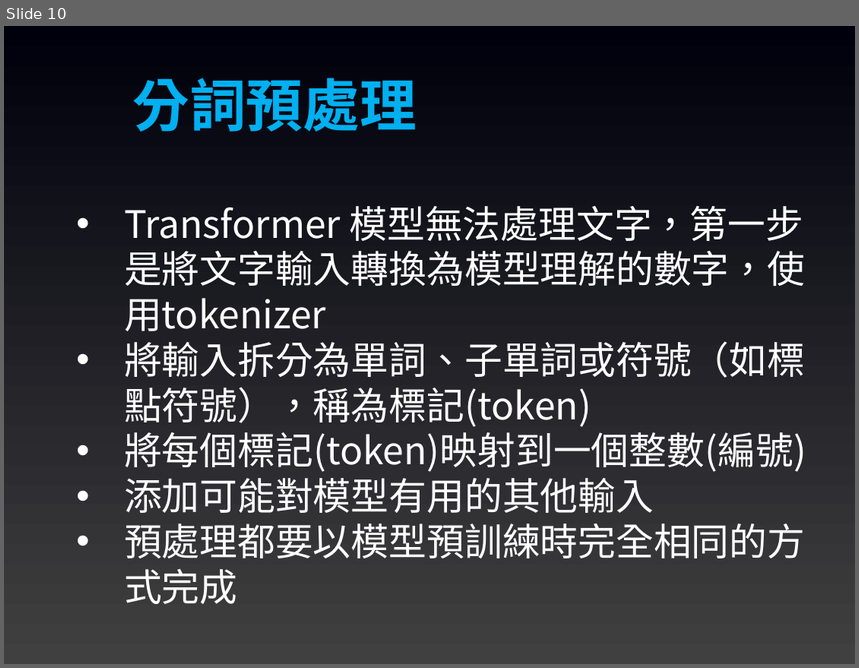
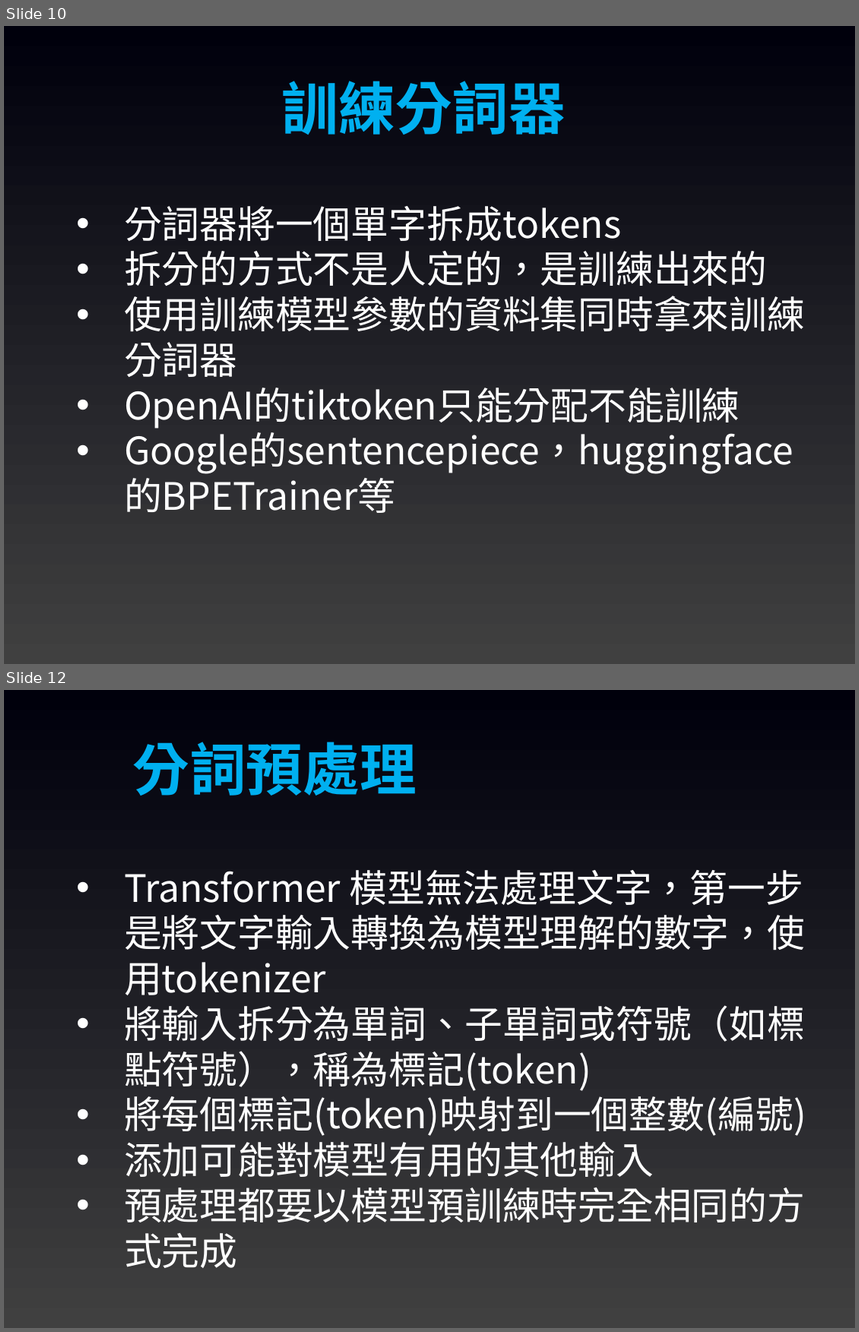
Before and after one commit to joshhu/mustllm20242nd, a slide deck: Slides/Week03/07：NLP任務的內部結構.pptx. Shown one above the other, each under a label of ours: slide 10 before the commit, slides 10 and 12 after it; the slides between them are not shown. The pictures are 859x668 and 859x1332 pixels, drawn with LibreOffice and Linux fonts; fonts in the diff are those of the drawing. Boxes give left, top, right and bottom in pixels: in the first picture for what was removed or moved away, otherwise in the second. Text is boxed around its words. In the diff, an @@ line names an element or a change of style, - is before the commit and + after.

```diff
--- a/Slides/Week03/07：NLP任務的內部結構.pptx
+++ b/Slides/Week03/07：NLP任務的內部結構.pptx
@@ slide 10 added at (4,26,855,664), background gradient #404040 to #00000C @@
@@ text added at (282,81,566,135), 48 pt, text #00B0F0, bold @@
+訓練分詞器
@@ text added at (124,206,805,474), 32 pt, text #FFFFFF @@
+• 分詞器將一個單字拆成tokens
+• 拆分的方式不是人定的，是訓練出來的
+• 使用訓練模型參數的資料集同時拿來訓練分詞器
+• OpenAI的tiktoken只能分配不能訓練
+• Google的sentencepiece，huggingface的BPETrainer等
@@ what was slide 10 is now slide 12 @@
```
Also in this commit, not shown: 3 slides changed, 1 other slide added, 7 other files.
